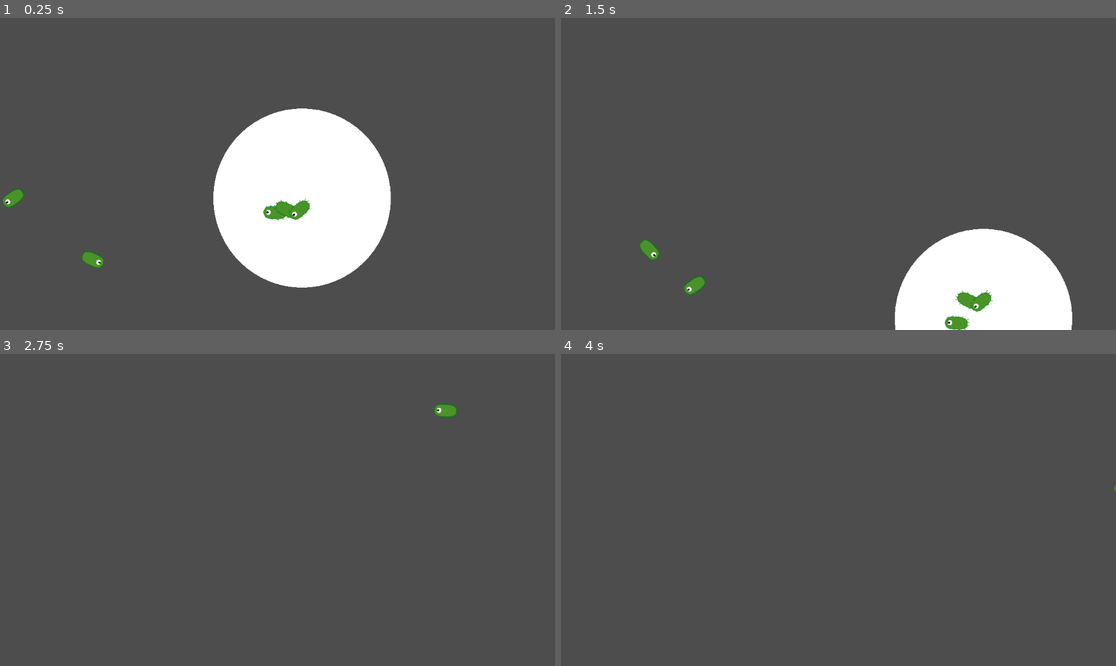
Above: before the commit, frames 1-4 (two rows, left to right).
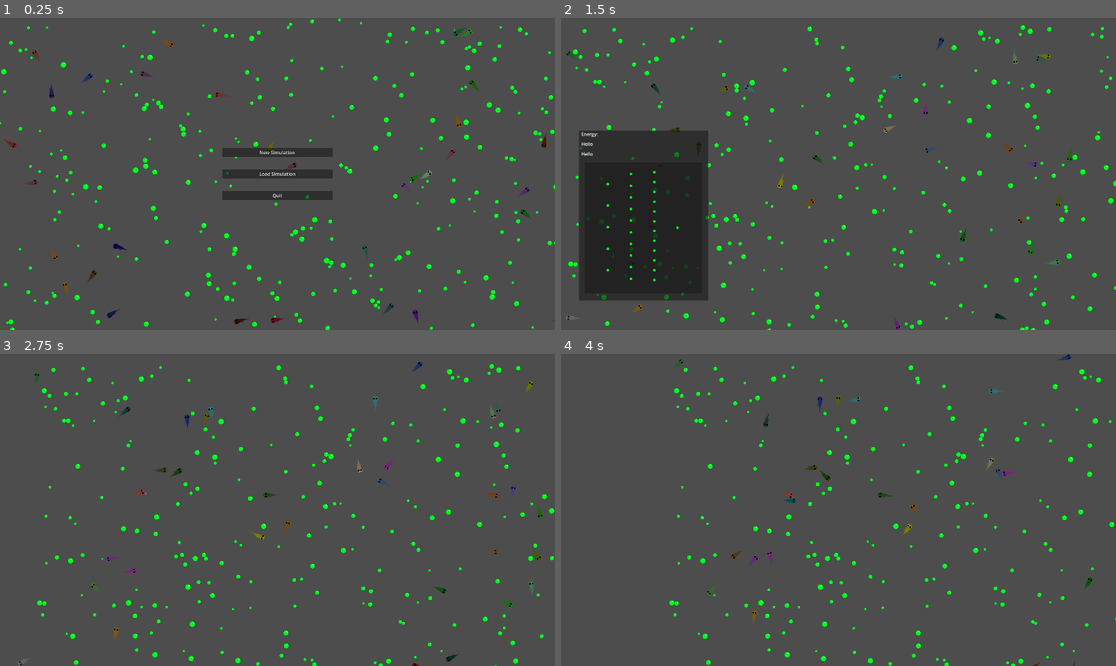
Above: after the commit, the same moments.

Repository: Frozen-Owl-nest/evolution-godot
Game: Godot game, scene res://main_menu.tscn
Same seed, same stepped clock (60 frames per second), same inputs: the game is played once before the commit and once after it. Before the commit the project starts from res://scene.tscn.
Inputs (mouse positions are in pixels of both pictures, inside the frame that each line leads up to):
- Up to frame 1 (0.25 s): no input
- Up to frame 2 (1.5 s): click (838, 174) at 0.5 s, where only the run after the commit has a clickable "Load Simulation"; click (838, 152) at 1.25 s, where only the run after the commit has a clickable "New Simulation"
- Up to frame 3 (2.75 s): move the mouse to (399, 494) at 2.02 s; click (399, 494) at 2.17 s
- Up to frame 4 (4 s): move the mouse to (727, 525) at 2.77 s; click (727, 525) at 2.92 s; move the mouse to (894, 441) at 3.52 s; click (894, 441) at 3.67 s

The runs differ from the first frame. In frame 1, 17% of the frame differs, in the area x 0-100%, y 0-100%; in frame 2, 23%, in the area x 0-100%, y 2-100%; in frame 3, 2.9%; in frame 4, 2.2%.

Commit message:
Summer update

Diff:
--- a/Scripts/CameraControler.gd
+++ b/Scripts/CameraControler.gd
@@ -13,14 +13,14 @@
 	var mouse_pos = get_local_mouse_position()
 	var camera_move = Vector2()
 
-	if mouse_pos.x < viewport.position.x + margin.x:
+	if mouse_pos.x < viewport.position.x + margin.x && self.position.x > 500:
 		camera_move.x -= speed
-	elif mouse_pos.x > viewport.position.x + viewport.size.x - margin.x:
+	elif mouse_pos.x > viewport.position.x + viewport.size.x - margin.x && self.position.x < 1500:
 		camera_move.x += speed
 
-	if mouse_pos.y < viewport.position.y + margin.y:
+	if mouse_pos.y < viewport.position.y + margin.y && self.position.y > 500:
 		camera_move.y -= speed
-	elif mouse_pos.y > viewport.position.y + viewport.size.y - margin.y:
+	elif mouse_pos.y > viewport.position.y + viewport.size.y - margin.y  && self.position.y < 1500:
 		camera_move.y += speed
 
 	position += camera_move * delta
@@ -35,3 +35,17 @@
 			zoom = zoom - Vector2(zoom_speed, zoom_speed)
 			zoom.x = min(max_zoom.x, zoom.x)
 			zoom.y = min(max_zoom.y, zoom.y)
+		elif event.button_index == MOUSE_BUTTON_LEFT and event.pressed:
+			var mouse_pos = get_global_mouse_position()
+			var parameters = PhysicsPointQueryParameters2D.new()
+			parameters.position = mouse_pos
+			var space_state = get_world_2d().direct_space_state
+			var result = space_state.intersect_point(parameters)
+			if result:
+				var target = result[0]['collider']
+				if target:
+					if target.has_method("on_click"):
+						target.call("on_click")
+			else:
+				var panel = get_node("/root/Scene/CanvasLayer/Panel")
+				panel.hide()
--- a/Scripts/agent.gd
+++ b/Scripts/agent.gd
@@ -1,42 +1,64 @@
 extends Node
 
-@onready var repceptor_1 = $Receptor_1
-@onready var repceptor_2 = $Receptor_2
-@onready var repceptor_3 = $Receptor_3
+@onready var receptors = [$Receptor_1, $Receptor_2, $Receptor_3, $Receptor_4, $Receptor_5]
 
 var Network = load("res://Scripts/neuronNetwork.gd").NeuralNetwork
 var Prefab = load("res://agent.tscn")
+var Food = load("res://Scripts/food.gd")
 
 var speed = 1
-var rot = randf()
-var mutation_rate: float = 1
-var time = randf()
-var network = Network.new(4, 3, [2,3])
+var energy = 500
+var number_of_children = 0
+var network = Network.create_a_random_network(5, 1, [10,12])
+var bodies_in_area = []
+
+func _ready():
+	var sprite = $Sprite2D
+	sprite.modulate = Color(randf(), randf(), randf())
+	self.rotation = randf() * 360
 
 func _physics_process(delta):
-	var output = network.get_output([int(repceptor_1.is_colliding()), int(repceptor_2.is_colliding()), int(repceptor_3.is_colliding()), self.get_meta('energy')/1000])
-	speed = output[0] * 0.1
+	var output = network.get_output(get_receptors_data())
+	speed = 0.05 # output[0] * 0.1
 	self.linear_velocity = Vector2.UP.rotated(self.rotation) * abs(speed) * 1000
-	print(self.rotation)
-	self.set_meta('energy', self.get_meta('energy') - abs(speed))
-	rot = output[1] * 2 * PI
-	time += delta
-	self.rotation = rot
-	if self.get_meta('energy') <= 0:
+	energy -= speed * 12
+	self.rotation += (output[0] * 2 - 1) / 50
+	if energy <= 0:
 		self.queue_free()
-	if output[2] > 0.5 and self.get_meta('energy') > 500:
-		var child_instance = Prefab.instantiate()
-		child_instance.position = self.position
-		self.get_parent().add_child(child_instance)
-		self.set_meta('energy', self.get_meta('energy') - 500)
+	if len(bodies_in_area):
+		if energy > 600:
+			var child_instance = Prefab.instantiate()
+			child_instance.position = self.position + Vector2(1, 1)
+			child_instance.network = Network.mutate1(network)
+			self.get_parent().add_child(child_instance)
+			number_of_children += 1
+			energy -= 300
+	for body in bodies_in_area:
+		if body.get_script() == Food:
+			energy += 10 * 2
+			body.subtract_energy(10)
 
-func mutate():
-	var new_network = network.Duplicate()
-	for layer in new_network.layers:
-		for neuron in layer.neurons:
-			for i in range(neuron.weights.size()):
-				if randf() < mutation_rate:
-					neuron.weights[i] += randf() * 2 - 1
-					if randf() < mutation_rate:
-						neuron.bias += randf() * 2 - 1
-	return new_network
+func get_colour(body):
+	if body == null:
+		return -1
+	var colour = body.get_node("Sprite2D").modulate
+	return float((255 - colour[0])/255 * 0.1 + (255 - colour[1])/255 * 0.2 + (255 - colour[2])/255 * 0.3)
+
+func get_receptors_data():
+	var signals = []
+	for receptor in receptors:
+		signals.append(get_colour(receptor.get_collider()))
+	return signals
+
+func _on_area_2d_body_entered(body):
+	bodies_in_area.append(body)
+
+func _on_area_2d_body_exited(body):
+	bodies_in_area.erase(body)
+
+func on_click():
+	var panel = get_node("/root/Scene/CanvasLayer/Panel")
+	panel.show()
+	panel.get_child(0).get_child(0).text = "  Energy: " + str(int(energy))
+	panel.get_child(0).get_child(1).text = "  Number of children: " + str(number_of_children)
+	panel.get_child(0).get_child(2).text = "  Colour: " + str($Sprite2D.modulate)
--- /dev/null
+++ b/Scripts/food.gd
@@ -0,0 +1,24 @@
+extends RigidBody2D
+
+var energy
+var sprite
+var collision_shape
+
+func _ready():
+	sprite = $Sprite2D
+	collision_shape = $CollisionShape2D
+	set_random_energy()
+
+func set_random_energy():
+	energy = randi_range(40,100)
+	sprite.scale = Vector2(0.07,0.07) * energy / 100
+	collision_shape.scale = Vector2(1,1) * energy / 100
+
+func subtract_energy(energy_value):
+	energy -= energy_value
+	if energy <= 20:
+		self.queue_free()
+	sprite = $Sprite2D
+	collision_shape = $CollisionShape2D
+	sprite.scale = Vector2(0.07,0.07) * energy / 100
+	collision_shape.scale = Vector2(1,1) * energy / 100
--- a/Scripts/generator.gd
+++ b/Scripts/generator.gd
@@ -1,9 +1,34 @@
 extends Node
 
 var Agent = load("res://agent.tscn")
+var Food = load("res://food.tscn")
+
+var agent_list = []
+var food_list = []
+
+var countdown = 5
 
 func _ready():
-	for i in range(10):
+	for i in range(60):
 		var agent_instance = Agent.instantiate()
 		self.get_parent().add_child.call_deferred(agent_instance)
-		agent_instance.position = Vector2(randf_range(-1000, 1000),randf_range(-1000, 1000))
+		agent_instance.position = Vector2(randf_range(0, 2000),randf_range(0, 2000))
+		agent_list.append(agent_instance)
+
+	for i in range(500):
+		var food_instance = Food.instantiate()
+		self.get_parent().add_child.call_deferred(food_instance)
+		food_instance.scale = Vector2(randf_range(1, 3),randf_range(1, 3))
+		food_instance.position = Vector2(randf_range(0, 2000),randf_range(0, 2000))
+		food_list.append(food_instance)
+
+func _process(delta):
+	countdown -= delta
+	if countdown <= 0:
+		for i in range(50):
+			var food_instance = Food.instantiate()
+			self.get_parent().add_child.call_deferred(food_instance)
+			food_instance.scale = Vector2(randf_range(1, 3),randf_range(1, 3))
+			food_instance.position = Vector2(randf_range(0, 2000),randf_range(0, 2000))
+			food_list.append(food_instance)
+		countdown = 5
--- /dev/null
+++ b/Scripts/network_board.gd
@@ -0,0 +1,20 @@
+extends Panel
+
+var structure
+
+var node = load("res://node.tscn")
+
+var network
+
+func _ready():
+	structure = [5,10,12,1]
+	var distance_x = (self.get_rect().size.x - len(structure))/(len(structure) + 1)
+	for x in range(len(structure)):
+		var distance_y = (self.get_rect().size.y - structure[x])/(structure[x] + 1)
+		for y in range(structure[x]):
+			var node_instance = node.instantiate()
+			node_instance.position = Vector2(distance_x + x * distance_x, distance_y + distance_y*y)
+			node_instance.scale = Vector2(0.3, 0.3)
+			node_instance.set_meta("Weights", [1,10,2])
+			node_instance.set_meta("Bias", y)
+			self.add_child(node_instance)
--- a/Scripts/neuronNetwork.gd
+++ b/Scripts/neuronNetwork.gd
@@ -4,56 +4,64 @@
 	var weights: Array
 	var bias: float
 
-	func _init(input_size: int):
-		weights = []
+	static func create_a_random_neuron(input_size: int) -> Neuron:
+		var weight_list = []
+		var bias = randf() * 2 - 1
+
 		for i in range(input_size):
-			weights.append(randf() * 2 - 1)
-			bias = randf() * 2 - 1
+			weight_list.append(randf() * 2 - 1)
+		return Neuron.new(bias, weight_list)
+
+	func _init(bias: float, weights: Array):
+		self.bias = bias
+		self.weights = weights
 
 	func activate(inputs: Array) -> float:
 		var sum = bias
 		for i in range(inputs.size()):
 			sum += inputs[i] * weights[i]
-		return sigmoid(sum)
+		return relu(sum)
 
-	func sigmoid(x: float) -> float:
-		return 1.0 / (1.0 + exp(-x))
-
-	func _to_string():
-		return str(weights)
+	func relu(x: float) -> float:
+		return max(0.0, x)
 
 class Layer:
-	var input_size: int
 	var neurons: Array = []
+	var signals: Array = []
 
-	func _init(input_size: int, neuron_count: int):
-		input_size = input_size
+	static func create_a_random_layer(input_size: int, neuron_count: int) -> Layer:
+		var neuron_list = []
 		for i in range(neuron_count):
-			neurons.append(Neuron.new(input_size))
+			neuron_list.append(Neuron.create_a_random_neuron(input_size))
+		return Layer.new(neuron_list)
 
-	func feed_forward(inputs: Array) -> float:
-		return neurons[0].activate(inputs)
+	func _init(neuron_list: Array):
+		neurons = neuron_list
 
 	func get_outputs(input: Array) -> Array:
 		var outputs = []
 		for neuron in neurons:
 			outputs.append(neuron.activate(input))
+		signals = outputs
 		return outputs
 
-	func _to_string():
-		return str(neurons)
+class NeuralNetwork extends Node:
+	static var mutation_rate: float = 0.3
 
-class NeuralNetwork:
-	var input_size: int
 	var layers: Array = []
 
-	func _init(input_size: int, ouput_size: int, hiden_size: Array):
-		input_size = input_size
+	static func create_a_random_network(input_size: int, ouput_size: int, hiden_size: Array):
 		var layer_sizes = hiden_size
+		var layer_list = []
+
 		layer_sizes.append(ouput_size)
 		for neuron_count in layer_sizes:
-			layers.append(Layer.new(input_size, neuron_count))
+			layer_list.append(Layer.create_a_random_layer(input_size, neuron_count))
 			input_size = neuron_count
+		return NeuralNetwork.new(layer_list)
+
+	func _init(layer_list : Array):
+		layers = layer_list
 
 	func get_output(input: Array) -> Array:
 		var output
@@ -62,5 +70,51 @@
 			input = output
 		return output
 
-	func feed_forward(inputs: Array) -> float:
-		return layers[0].activate(inputs)
+	func get_signals(input: Array) -> Array:
+		var signals = []
+		for layer in layers:
+			signals.append(layer.get_signals())
+		return signals
+
+	func get_colour():
+		var neurons = []
+		for layer in layers:
+			for neuron in layer.neurons:
+				neurons.append(neuron)
+
+	static func mutate1(network):
+		var new_layers = []
+		for layer in network.layers:
+			var new_neurons = []
+			for neuron in layer.neurons:
+				var new_weights = []
+				var bias = neuron.bias
+				if randf() < NeuralNetwork.mutation_rate:
+					bias += (randf() * 2 - 1)/2/5
+				for weight in neuron.weights:
+					var new_weight = weight
+					if randf() < NeuralNetwork.mutation_rate:
+						new_weight += (randf() * 2 - 1)/2/5
+					new_weights.append(new_weight)
+				new_neurons.append(Neuron.new(bias, new_weights))
+			new_layers.append(Layer.new(new_neurons))
+		return NeuralNetwork.new(new_layers)
+
+func mutate2(network_1, network_2):
+	var new_layers = []
+	for layers in zip(network_1.layers, network_2.layers):
+		var new_neurons = []
+		for neurons in zip(layers[0].neurons, layers[1].neurons):
+			var new_weights = []
+			var bias = (neurons[0].bias + neurons[1].bias)/2
+			for weights in zip(neurons[0].weights, neurons[1].weights):
+				new_weights.append((weights[0] + weights[1])/2)
+			new_neurons.append(Neuron.new(bias, new_weights))
+		new_layers.append(Layer.new(new_neurons))
+	return NeuralNetwork.new(new_layers)
+
+func zip(list1, list2):
+	var zipped = []
+	for i in range(min(len(list1), len(list2))):
+		zipped.append([list1[i], list2[i]])
+	return zipped
--- /dev/null
+++ b/Scripts/node.gd
@@ -0,0 +1,11 @@
+extends Control
+
+func _ready():
+	self.get_child(1).text = "Weights: " + str(self.get_meta("Weights")) + "\n" + \
+		"Bias: " + str(self.get_meta("Bias"))
+
+func _on_area_2d_mouse_entered():
+	self.get_child(1).visible = true
+
+func _on_area_2d_mouse_exited():
+	self.get_child(1).visible = false
--- a/agent.tscn
+++ b/agent.tscn
@@ -1,11 +1,15 @@
-[gd_scene load_steps=4 format=3 uid="uid://d33xkp643n8mv"]
+[gd_scene load_steps=5 format=3 uid="uid://d33xkp643n8mv"]
 
 [ext_resource type="Script" path="res://Scripts/agent.gd" id="1_nei3x"]
 [ext_resource type="Texture2D" uid="uid://nrxacju5dbdn" path="res://Agent.png" id="1_v32ed"]
 
 [sub_resource type="CapsuleShape2D" id="CapsuleShape2D_ieqbv"]
-radius = 13.0
+radius = 9.0
 height = 50.0
+
+[sub_resource type="CapsuleShape2D" id="CapsuleShape2D_ma2au"]
+radius = 10.0113
+height = 24.0223
 
 [node name="Agent" type="RigidBody2D"]
 gravity_scale = 0.0
@@ -18,15 +22,37 @@
 shape = SubResource("CapsuleShape2D_ieqbv")
 
 [node name="Sprite2D" type="Sprite2D" parent="."]
+scale = Vector2(0.2, 0.2)
 texture = ExtResource("1_v32ed")
 
 [node name="Receptor_1" type="RayCast2D" parent="."]
+scale = Vector2(1.5, 1.5)
 target_position = Vector2(0, -100)
 
 [node name="Receptor_2" type="RayCast2D" parent="."]
 rotation = -0.785398
-target_position = Vector2(0, -100)
+scale = Vector2(1.5, 1.5)
+target_position = Vector2(100, 0)
 
 [node name="Receptor_3" type="RayCast2D" parent="."]
 rotation = 0.785398
+scale = Vector2(1.5, 1.5)
+target_position = Vector2(-100, 0)
+
+[node name="Receptor_4" type="RayCast2D" parent="."]
+rotation = 1.5708
 target_position = Vector2(0, -100)
+
+[node name="Receptor_5" type="RayCast2D" parent="."]
+rotation = 3.14159
+target_position = Vector2(100, 0)
+
+[node name="Area2D" type="Area2D" parent="."]
+
+[node name="CollisionShape2D" type="CollisionShape2D" parent="Area2D"]
+position = Vector2(-2.32831e-08, -25)
+rotation = -1.58279
+shape = SubResource("CapsuleShape2D_ma2au")
+
+[connection signal="body_entered" from="Area2D" to="." method="_on_area_2d_body_entered"]
+[connection signal="body_exited" from="Area2D" to="." method="_on_area_2d_body_exited"]
--- a/field.gd
+++ /dev/null
@@ -1,15 +0,0 @@
-extends Node2D
-
-
-var agets_in = []
-
-func _process(delta):
-	for agent in agets_in:
-		agent.set_meta('energy', agent.get_meta('energy') + 1);
-
-func _on_area_2d_body_entered(body):
-	agets_in.append(body)
-
-
-func _on_area_2d_body_exited(body):
-	agets_in.erase(body)
--- /dev/null
+++ b/food.tscn
@@ -0,0 +1,18 @@
+[gd_scene load_steps=4 format=3 uid="uid://8qiwm6fde1y7"]
+
+[ext_resource type="Script" path="res://Scripts/food.gd" id="1_52fq6"]
+[ext_resource type="Texture2D" uid="uid://fwe4txym1w62" path="res://Food.png" id="1_rg13d"]
+
+[sub_resource type="CircleShape2D" id="CircleShape2D_0gkj3"]
+radius = 10.0499
+
+[node name="food" type="RigidBody2D"]
+gravity_scale = 0.0
+script = ExtResource("1_52fq6")
+
+[node name="CollisionShape2D" type="CollisionShape2D" parent="."]
+shape = SubResource("CircleShape2D_0gkj3")
+
+[node name="Sprite2D" type="Sprite2D" parent="."]
+scale = Vector2(0.07, 0.07)
+texture = ExtResource("1_rg13d")
--- /dev/null
+++ b/main_menu.gd
@@ -0,0 +1,4 @@
+extends Control
+
+func _on_button_pressed():
+	get_tree().change_scene_to_file("res://scene.tscn")
--- /dev/null
+++ b/main_menu.tscn
@@ -0,0 +1,49 @@
+[gd_scene load_steps=3 format=3 uid="uid://t7aicc6i3lti"]
+
+[ext_resource type="Script" path="res://main_menu.gd" id="1_ulvc5"]
+[ext_resource type="Script" path="res://Scripts/generator.gd" id="1_up71r"]
+
+[node name="MainMenu" type="Control"]
+top_level = true
+layout_mode = 3
+anchors_preset = 15
+anchor_right = 1.0
+anchor_bottom = 1.0
+grow_horizontal = 2
+grow_vertical = 2
+script = ExtResource("1_ulvc5")
+
+[node name="VBoxContainer" type="VBoxContainer" parent="."]
+top_level = true
+layout_mode = 1
+anchors_preset = 8
+anchor_left = 0.5
+anchor_top = 0.5
+anchor_right = 0.5
+anchor_bottom = 0.5
+offset_left = -191.0
+offset_top = -109.5
+offset_right = 191.0
+offset_bottom = 109.5
+grow_horizontal = 2
+grow_vertical = 2
+
+[node name="Button" type="Button" parent="VBoxContainer"]
+layout_mode = 2
+size_flags_vertical = 6
+text = "New Simulation"
+
+[node name="Button2" type="Button" parent="VBoxContainer"]
+layout_mode = 2
+size_flags_vertical = 6
+text = "Load Simulation"
+
+[node name="Button3" type="Button" parent="VBoxContainer"]
+layout_mode = 2
+size_flags_vertical = 6
+text = "Quit"
+
+[node name="Generator" type="Node" parent="."]
+script = ExtResource("1_up71r")
+
+[connection signal="pressed" from="VBoxContainer/Button" to="." method="_on_button_pressed"]
--- /dev/null
+++ b/node.tscn
@@ -0,0 +1,38 @@
+[gd_scene load_steps=4 format=3 uid="uid://cbc04bnss2vun"]
+
+[ext_resource type="Script" path="res://Scripts/node.gd" id="1_k1aft"]
+[ext_resource type="Texture2D" uid="uid://dvty51af6vsa6" path="res://Point.png" id="2_8vbjm"]
+
+[sub_resource type="CircleShape2D" id="CircleShape2D_f4aa0"]
+radius = 15.0333
+
+[node name="Node" type="Control"]
+layout_mode = 3
+anchors_preset = 0
+offset_right = 195.0
+offset_bottom = 84.0
+script = ExtResource("1_k1aft")
+metadata/weights = []
+metadata/bias = 0.0
+
+[node name="Sprite2D" type="Sprite2D" parent="."]
+texture = ExtResource("2_8vbjm")
+
+[node name="Label" type="Label" parent="."]
+visible = false
+layout_mode = 0
+offset_left = 55.0
+offset_top = 11.0
+offset_right = 153.0
+offset_bottom = 38.0
+scale = Vector2(2, 2)
+
+[node name="Area2D" type="Area2D" parent="."]
+
+[node name="CollisionShape2D" type="CollisionShape2D" parent="Area2D"]
+shape = SubResource("CircleShape2D_f4aa0")
+
+[connection signal="area_entered" from="Area2D" to="." method="_on_area_2d_area_entered"]
+[connection signal="area_exited" from="Area2D" to="." method="_on_area_2d_area_exited"]
+[connection signal="mouse_entered" from="Area2D" to="." method="_on_area_2d_mouse_entered"]
+[connection signal="mouse_exited" from="Area2D" to="." method="_on_area_2d_mouse_exited"]
--- a/project.godot
+++ b/project.godot
@@ -11,9 +11,14 @@
 [application]
 
 config/name="Evolution-godot"
-run/main_scene="res://scene.tscn"
+run/main_scene="res://main_menu.tscn"
 config/features=PackedStringArray("4.2", "Forward Plus")
 config/icon="res://icon.svg"
+
+[display]
+
+window/size/viewport_width=1920
+window/size/viewport_height=1080
 
 [dotnet]
 
--- a/scene.tscn
+++ b/scene.tscn
@@ -1,41 +1,55 @@
-[gd_scene load_steps=7 format=3 uid="uid://ha14xwmu7jf2"]
+[gd_scene load_steps=4 format=3 uid="uid://ha14xwmu7jf2"]
 
-[ext_resource type="Script" path="res://field.gd" id="2_xsqtc"]
+[ext_resource type="Script" path="res://Scripts/network_board.gd" id="3_lkbix"]
 [ext_resource type="Script" path="res://Scripts/generator.gd" id="3_p8g3j"]
 [ext_resource type="Script" path="res://Scripts/CameraControler.gd" id="3_ug4gh"]
-
-[sub_resource type="CanvasItemMaterial" id="CanvasItemMaterial_s2gw2"]
-
-[sub_resource type="SphereMesh" id="SphereMesh_p45w3"]
-
-[sub_resource type="CircleShape2D" id="CircleShape2D_uiudl"]
-radius = 93.5214
 
 [node name="Scene" type="Node2D"]
 
 [node name="Camera2D" type="Camera2D" parent="."]
+position = Vector2(960, 541)
 script = ExtResource("3_ug4gh")
-
-[node name="Field" type="Node2D" parent="."]
-material = SubResource("CanvasItemMaterial_s2gw2")
-script = ExtResource("2_xsqtc")
-
-[node name="Area2D" type="Area2D" parent="Field"]
-
-[node name="MeshInstance2D" type="MeshInstance2D" parent="Field/Area2D"]
-position = Vector2(1, 0)
-scale = Vector2(368.417, 372.096)
-mesh = SubResource("SphereMesh_p45w3")
-
-[node name="CollisionShape2D" type="CollisionShape2D" parent="Field/Area2D"]
-scale = Vector2(2, 2)
-shape = SubResource("CircleShape2D_uiudl")
-debug_color = Color(0, 0.65098, 0.0117647, 0.419608)
 
 [node name="Generator" type="Node" parent="."]
 script = ExtResource("3_p8g3j")
 
-[connection signal="area_entered" from="Field/Area2D" to="Field" method="_on_area_2d_area_entered"]
-[connection signal="area_exited" from="Field/Area2D" to="Field" method="_on_area_2d_area_exited"]
-[connection signal="body_entered" from="Field/Area2D" to="Field" method="_on_area_2d_body_entered"]
-[connection signal="body_exited" from="Field/Area2D" to="Field" method="_on_area_2d_body_exited"]
+[node name="CanvasLayer" type="CanvasLayer" parent="."]
+
+[node name="Panel" type="Panel" parent="CanvasLayer"]
+top_level = true
+offset_left = 62.0
+offset_top = 390.0
+offset_right = 509.0
+offset_bottom = 978.0
+
+[node name="Container" type="VBoxContainer" parent="CanvasLayer/Panel"]
+custom_minimum_size = Vector2(0, 100)
+layout_mode = 0
+offset_right = 733.0
+offset_bottom = 100.0
+
+[node name="Energy" type="RichTextLabel" parent="CanvasLayer/Panel/Container"]
+layout_mode = 2
+size_flags_vertical = 3
+size_flags_stretch_ratio = 2.3
+text = "  Energy:"
+
+[node name="RichTextLabel2" type="RichTextLabel" parent="CanvasLayer/Panel/Container"]
+layout_mode = 2
+size_flags_vertical = 3
+size_flags_stretch_ratio = 2.3
+text = "  Hello"
+
+[node name="RichTextLabel3" type="RichTextLabel" parent="CanvasLayer/Panel/Container"]
+layout_mode = 2
+size_flags_vertical = 3
+size_flags_stretch_ratio = 2.3
+text = "  Hello"
+
+[node name="Panel" type="Panel" parent="CanvasLayer/Panel"]
+layout_mode = 0
+offset_left = 20.0
+offset_top = 110.0
+offset_right = 425.0
+offset_bottom = 563.0
+script = ExtResource("3_lkbix")
Binary file changed: Agent.png
Binary file added: Agent2.png
Not shown, added: Agent2.png.import
Binary file added: Food.png
Not shown, added: Food.png.import
Binary file added: Point.png
Not shown, added: Point.png.import
